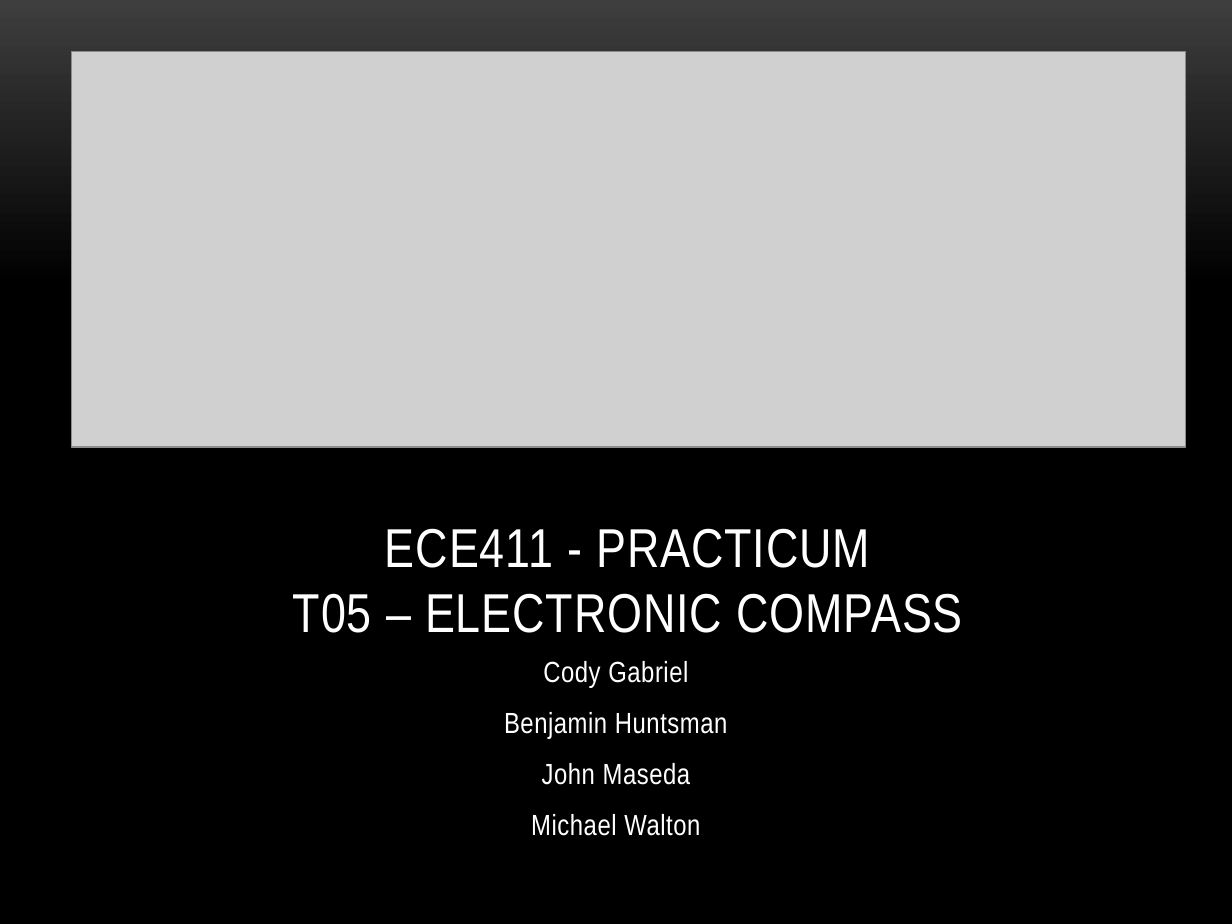
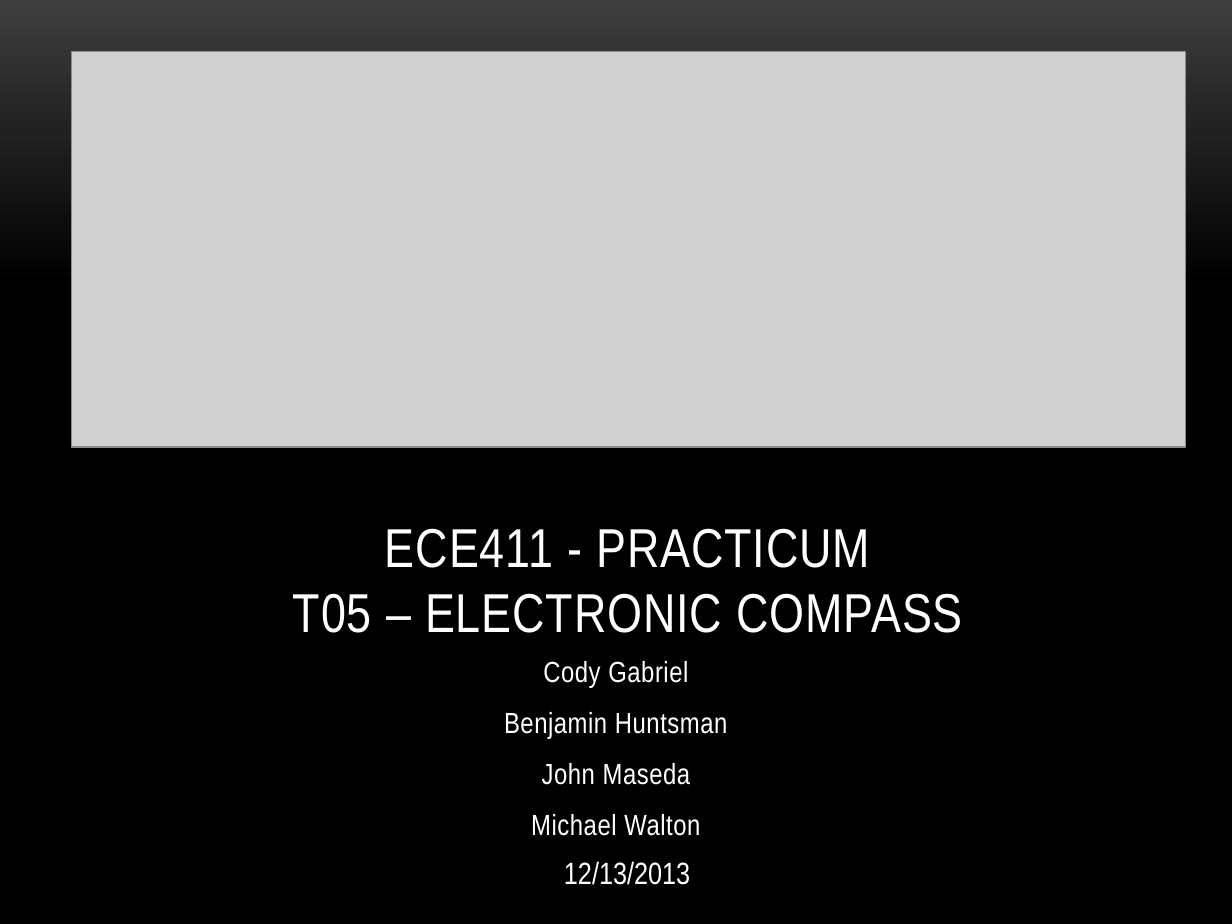
Before and after one commit to dosferatu/electronic-compass, a slide deck: slide 1 of Documentation/Project Documentation/Project Presentation.pptx. Drawn at 1232x924 pixels with LibreOffice and Linux fonts; fonts in the diff are those of the drawing; grey boxes stand for pictures; background and template pictures are left out. Boxes give left, top, right and bottom in pixels: in the first picture for what was removed or moved away, otherwise in the second. Text is boxed around its words. In the diff, an @@ line names an element or a change of style, - is before the commit and + after.

```diff
--- a/Documentation/Project Documentation/Project Presentation.pptx
+++ b/Documentation/Project Documentation/Project Presentation.pptx
@@ text added at (564,861,690,885), 18 pt, text #FFFFFF @@
+12/13/2013
```
Also in this commit, not shown: 8 other slides changed.
